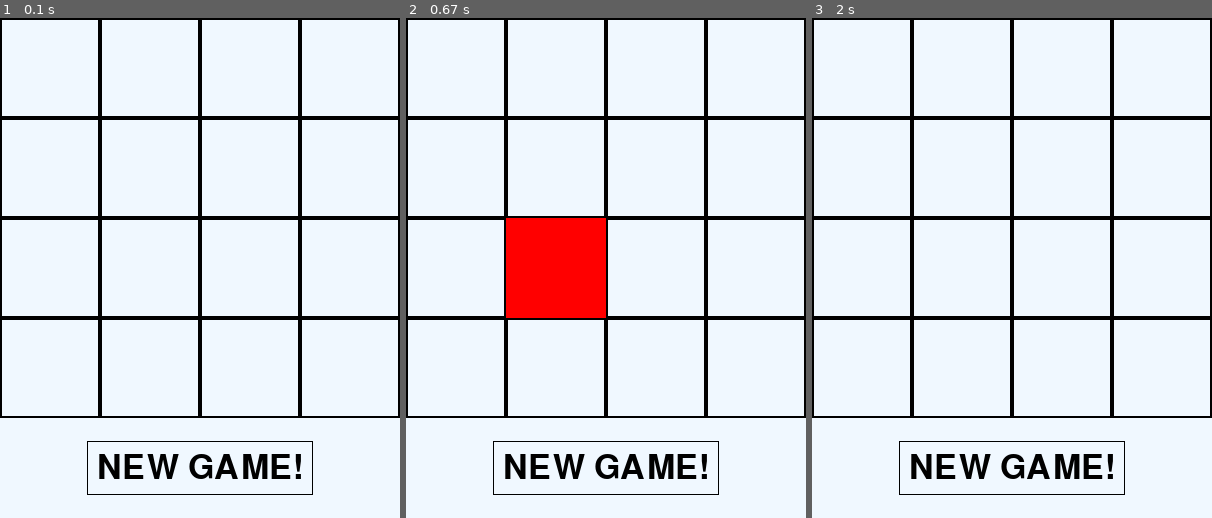
Above: before the commit, frames 1-3 (left to right).
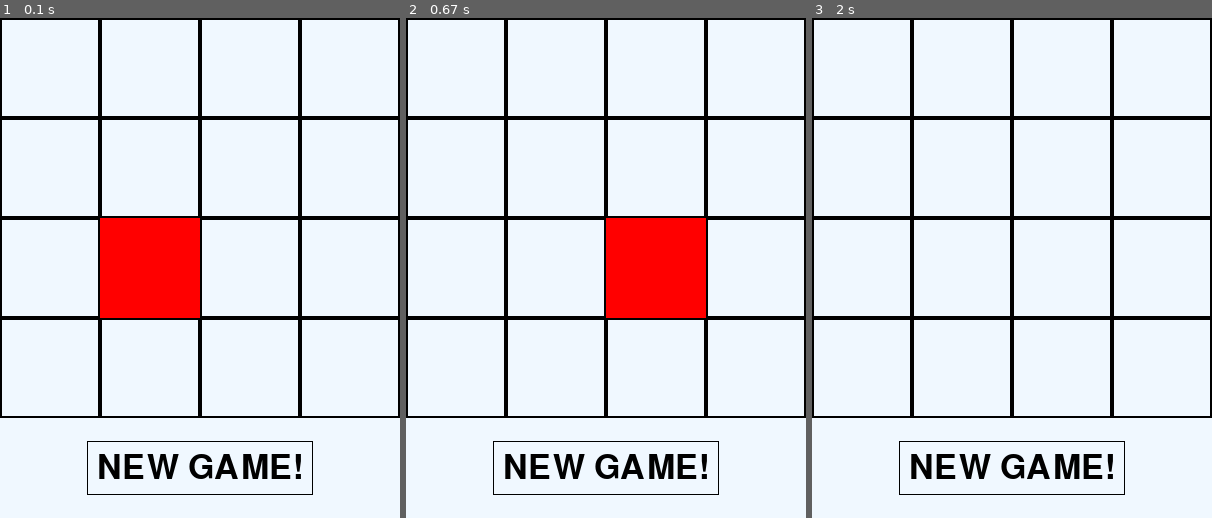
Above: after the commit, the same moments.

Repository: Good-piraT/pygame
Game: pygame game, started from main.py
The game is run twice, just before and just after one commit, with the same random seed, the same clock (stepped at 60 frames per second) and the same inputs.
Inputs (mouse positions are in pixels of both pictures, inside the frame that each line leads up to):
- Up to frame 1 (0.1 s): no input
- Up to frame 2 (0.67 s): hold Right from 0.33 s (still down)
- Up to frame 3 (2 s): release Right at 0.8 s; click (996, 288) at 0.88 s; click "NEW GAME!" at 1.55 s

The runs differ from the first frame. In frame 1, 5.0% of the frame differs, in the area x 25-50%, y 40-60%; in frame 2, 10%, in the area x 25-75%, y 40-60%; in frame 3, nothing differs.

Commit message:
half-tighr + left movement

Diff:
--- a/main.py
+++ b/main.py
@@ -57,10 +57,9 @@
   def get_button(self, mouse_pos):
     mouse_x = mouse_pos[0]
     mouse_y = mouse_pos[1]
-    if mouse_x >= 87 and mouse_x <= 87 + 226 and mouse_y >= 423 and mouse_y <= 54 + 423:
-      return True
-    else:
-      return False
+    x = mouse_x >= 87 and mouse_x <= 87 + 226
+    y = mouse_y >= 423 and mouse_y <= 54 + 423
+    return x and y
 
   def button_act(self):
     print("I'M BUTTON")
@@ -78,10 +77,40 @@
 
   def move(self,
            direction):  #делает ход, двигая клетки в указанном направлении
-    if direction == 'right':
-      for row in range(4):
-        pass
-    self.ones()
+    #считать кол-во клеток прохода
+    if direction == 'left' or direction == 'right':
+      for i in range(4):
+        for q in range(4):
+          elem = self.board[i][q]
+          row = self.board[i]
+          if elem > 0:
+            zero_nums, ind = zero_count(row)
+            if zero_nums > 0:
+              right_zero = max(ind)
+              print('ПРАВЫЙ НОЛЬ', right_zero)
+              left_zero = min(ind)
+              if direction == 'right':
+                jump = max(ind) - row.index(elem)
+                print('jump', jump)
+                print('moved to right', elem)
+                self.board[i][right_zero] = elem
+                self.board[i][q] = 0
+                print('ТАБЛИЦА:')
+                for row in self.board:
+                  print(row)
+                print(right_zero)
+              elif direction == 'left':
+                jump = row.index(elem) - min(ind)
+                print('jump', jump)
+                print('moved to left')
+                self.board[i][left_zero] = elem
+                self.board[i][q] = 0
+                print('ТАБЛИЦА:')
+                for row in self.board:
+                  print(row)
+                print(left_zero)
+
+    #self.ones()
 
   def ones(self):  #добавляет еще одну единицу на доску в путом месте
     br = False
@@ -144,6 +173,7 @@
 board.set_view(0, 0, 100)
 b_color = pygame.Color(240, 248, 255)
 running = True
+board.ones()
 while running:
   for event in pygame.event.get():
     if event.type == pygame.QUIT:
